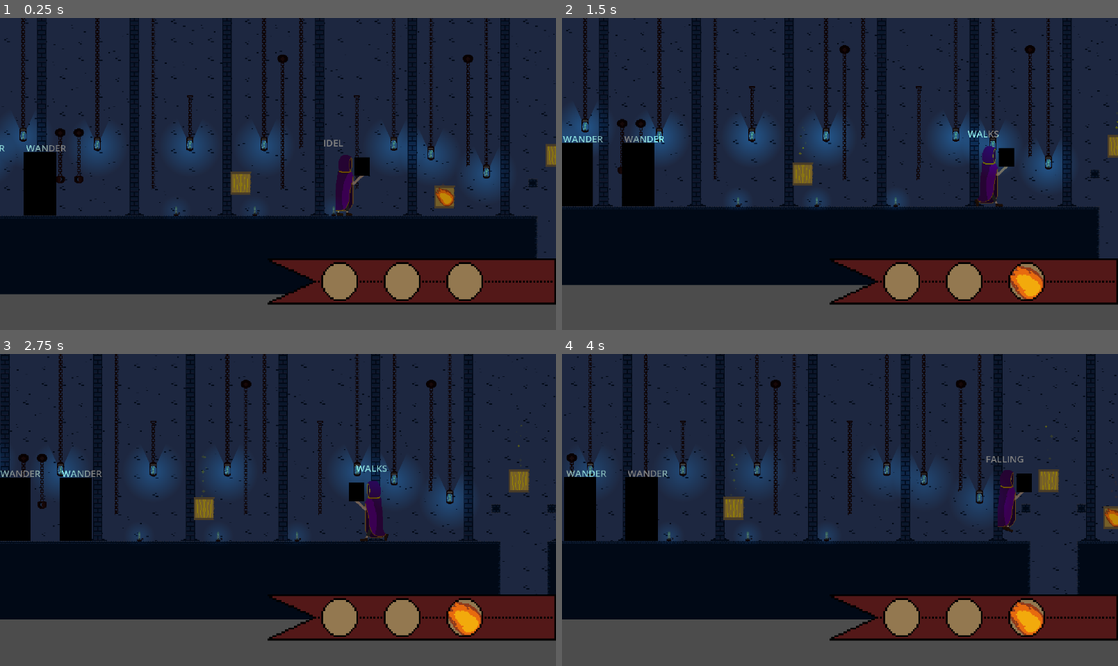
Above: before the commit, frames 1-4 (two rows, left to right).
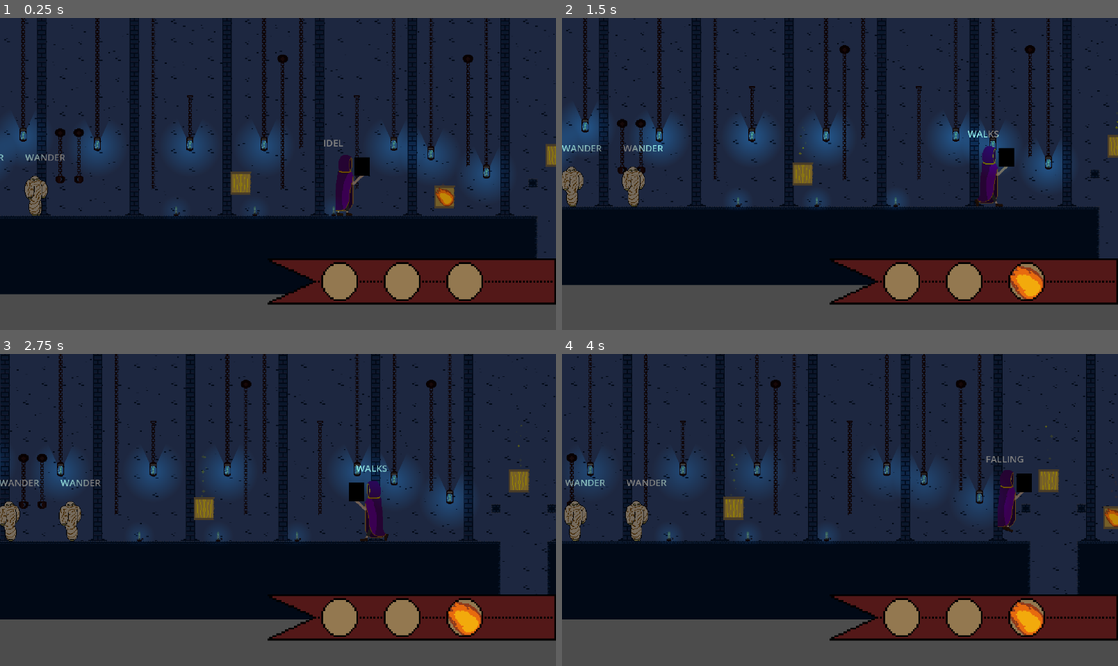
Above: after the commit, the same moments.

Repository: DevHatemAlDouh/hox-s-legacy
Game: Godot game, scene res://World/level1.tscn
Same seed, same stepped clock (60 frames per second), same inputs: the game is played once before the commit and once after it.
Inputs (mouse positions are in pixels of both pictures, inside the frame that each line leads up to):
- Up to frame 1 (0.25 s): no input
- Up to frame 2 (1.5 s): move the mouse to (962, 158) at 0.52 s; hold D (right) from 0.53 s (still down); tap Tab (Spells) at 0.6 s; tap Space (jump) at 0.77 s; move the mouse to (728, 189) at 1.27 s; tap Middle mouse button (target) at 1.35 s
- Up to frame 3 (2.75 s): tap Space (jump) at 1.52 s; move the mouse to (333, 441) at 2.02 s; release D (right) at 2.03 s; hold A (left) from 2.03 s (still down); tap Tab (Spells) at 2.1 s
- Up to frame 4 (4 s): move the mouse to (812, 572) at 2.77 s; release A (left) at 2.78 s; hold D (right) from 2.78 s (still down); tap Middle mouse button (target) at 2.85 s; tap Space (jump) at 3.02, 3.77 s; move the mouse to (1006, 556) at 3.52 s; tap Tab (Spells) at 3.6 s

The runs differ from the first frame. In frame 1, 1.2% of the frame differs, in the area x 0-12%, y 40-64%; in frame 2, 2.4%, in the area x 0-65%, y 37-61%; in frame 3, 2.3%; in frame 4, 2.4%.

Commit message:
Add animation
Add animation to the ginger with the enemy  id 001

Diff:
--- a/Enemies/001/001.gd
+++ b/Enemies/001/001.gd
@@ -7,6 +7,7 @@
 @export var ACCELERATION: int = 200
 @export var Target: Node2D
 
+@onready var animations: AnimationTree = $AnimationTree
 @onready var sprite: AnimatedSprite2D = $AnimatedSprite2D
 @onready var PlayerDetector: RayCast2D = $AnimatedSprite2D/PlayerDetector
 @onready var DamegIndecater: CollisionShape2D = $AnimatedSprite2D/HitBox/CollisionShape2D
@@ -31,11 +32,21 @@
 	left_bounds = self.position + Vector2(-200,0)
 	rigth_bounds = self.position + Vector2(200,0)
 
-func _physics_process(delta: float) -> void:
+func Update_Animation():
 	if currnt_state == States.WANDER:
 		$Label.text = 'WANDER'
+		animations["parameters/conditions/Wandering"] = true
+		animations["parameters/conditions/Palyer_in_rang"] = false
+		animations["parameters/conditions/Player_out_rang"] = true
+
 	else :
 		$Label.text = 'CHASE'
+		animations["parameters/conditions/Wandering"] = false
+		animations["parameters/conditions/Palyer_in_rang"] = true
+		animations["parameters/conditions/Player_out_rang"] = false
+
+func _physics_process(delta: float) -> void:
+	Update_Animation()
 	handle_gravity(delta)
 	handle_movment(delta)
 	change_direction()
@@ -80,14 +91,14 @@
 			else:
 				sprite.flip_h = false
 				PlayerDetector.target_position = Vector2(100,0)
-				DamegIndecater.position = Vector2(24,-51)
+				DamegIndecater.position = Vector2(20,-68)
 		else:
 			if self.position.x <= rigth_bounds.x:
 				direction = Vector2(1,0)
 			else:
 				sprite.flip_h = true
 				PlayerDetector.target_position = Vector2(-100,0)
-				DamegIndecater.position = Vector2(-24,-51)
+				DamegIndecater.position = Vector2(-28,-68)
 	elif currnt_state == States.CHASE:
 		direction = (Player.position - self.position).normalized()
 		direction = sign(direction)
@@ -95,11 +106,11 @@
 			if direction.x == 1:
 				sprite.flip_h = false
 				PlayerDetector.target_position = Vector2(100,0)
-				DamegIndecater.position = Vector2(24,-51)
+				DamegIndecater.position = Vector2(20,-68)
 			else:
 				sprite.flip_h = true
 				PlayerDetector.target_position = Vector2(-100,0)
-				DamegIndecater.position = Vector2(-24,-51)
+				DamegIndecater.position = Vector2(-28,-68)
 		else :
 			currnt_state = States.FROZEN
 	elif currnt_state == States.FROZEN:
--- a/Enemies/001/001.tscn
+++ b/Enemies/001/001.tscn
@@ -1,35 +1,297 @@
-[gd_scene load_steps=12 format=3 uid="uid://boan55xogjeoj"]
+[gd_scene load_steps=40 format=3 uid="uid://boan55xogjeoj"]
 
 [ext_resource type="Script" uid="uid://bid8c0nhoouan" path="res://Enemies/001/001.gd" id="1_15y8m"]
 [ext_resource type="Script" uid="uid://tscn7y28rhmh" path="res://Components/health.gd" id="2_ttk1f"]
-[ext_resource type="Texture2D" uid="uid://5cv6mih5svuo" path="res://Enemies/001/Assists/001Idel.png" id="3_weupa"]
+[ext_resource type="Texture2D" uid="uid://bjw5f7if1xoi3" path="res://Enemies/001/Assists/Ginger_atففtacking.png" id="3_6sfoo"]
+[ext_resource type="Texture2D" uid="uid://dors8857hat3n" path="res://Enemies/001/Assists/Ginger.png" id="3_weupa"]
+[ext_resource type="Texture2D" uid="uid://hvpdymkv6kth" path="res://Enemies/001/Assists/Ginger_attack.png" id="4_g54m0"]
 [ext_resource type="Script" uid="uid://o0og1idrbini" path="res://Components/hitbox.gd" id="4_q7co2"]
 [ext_resource type="Script" uid="uid://dt2xrxrn812gc" path="res://Components/hurtbox.gd" id="5_8e7xt"]
 [ext_resource type="PackedScene" uid="uid://b4pfyhjrryyy1" path="res://Components/target.tscn" id="5_ggo1v"]
 
-[sub_resource type="AtlasTexture" id="AtlasTexture_6sfoo"]
+[sub_resource type="AnimationNodeAnimation" id="AnimationNodeAnimation_g54m0"]
+animation = &"CHASE"
+use_custom_timeline = true
+timeline_length = 1.0
+stretch_time_scale = true
+start_offset = 0.0
+loop_mode = 1
+
+[sub_resource type="AnimationNodeAnimation" id="AnimationNodeAnimation_nvjwg"]
+animation = &"Cange_State"
+
+[sub_resource type="AnimationNodeAnimation" id="AnimationNodeAnimation_uasok"]
+animation = &"Cange_State"
+play_mode = 1
+
+[sub_resource type="AnimationNodeAnimation" id="AnimationNodeAnimation_b25p1"]
+animation = &"WANDER"
+use_custom_timeline = true
+timeline_length = 1.0
+stretch_time_scale = true
+start_offset = 0.0
+loop_mode = 1
+
+[sub_resource type="AnimationNodeStateMachineTransition" id="AnimationNodeStateMachineTransition_qqi8t"]
+advance_mode = 2
+advance_condition = &"Wandering"
+
+[sub_resource type="AnimationNodeStateMachineTransition" id="AnimationNodeStateMachineTransition_y2ski"]
+advance_mode = 2
+advance_condition = &"Palyer_in_rang"
+
+[sub_resource type="AnimationNodeStateMachineTransition" id="AnimationNodeStateMachineTransition_wnqk1"]
+switch_mode = 2
+advance_mode = 2
+
+[sub_resource type="AnimationNodeStateMachineTransition" id="AnimationNodeStateMachineTransition_yedif"]
+advance_mode = 2
+advance_condition = &"Player_out_rang"
+
+[sub_resource type="AnimationNodeStateMachineTransition" id="AnimationNodeStateMachineTransition_n526q"]
+switch_mode = 2
+advance_mode = 2
+
+[sub_resource type="AnimationNodeStateMachine" id="AnimationNodeStateMachine_pkf55"]
+states/CHASE/node = SubResource("AnimationNodeAnimation_g54m0")
+states/CHASE/position = Vector2(742.5, 98.7656)
+states/Start/position = Vector2(199.5, 99.3828)
+states/To_Chast/node = SubResource("AnimationNodeAnimation_nvjwg")
+states/To_Chast/position = Vector2(538, 42.9375)
+states/To_wander/node = SubResource("AnimationNodeAnimation_uasok")
+states/To_wander/position = Vector2(537.5, 162)
+states/WANDER/node = SubResource("AnimationNodeAnimation_b25p1")
+states/WANDER/position = Vector2(345, 97.5313)
+transitions = ["Start", "WANDER", SubResource("AnimationNodeStateMachineTransition_qqi8t"), "WANDER", "To_Chast", SubResource("AnimationNodeStateMachineTransition_y2ski"), "To_Chast", "CHASE", SubResource("AnimationNodeStateMachineTransition_wnqk1"), "CHASE", "To_wander", SubResource("AnimationNodeStateMachineTransition_yedif"), "To_wander", "WANDER", SubResource("AnimationNodeStateMachineTransition_n526q")]
+graph_offset = Vector2(147, -27)
+
+[sub_resource type="Animation" id="Animation_g54m0"]
+length = 0.001
+tracks/0/type = "value"
+tracks/0/imported = false
+tracks/0/enabled = true
+tracks/0/path = NodePath(".:frame")
+tracks/0/interp = 1
+tracks/0/loop_wrap = true
+tracks/0/keys = {
+"times": PackedFloat32Array(0),
+"transitions": PackedFloat32Array(1),
+"update": 1,
+"values": [0]
+}
+tracks/1/type = "value"
+tracks/1/imported = false
+tracks/1/enabled = true
+tracks/1/path = NodePath(".:animation")
+tracks/1/interp = 1
+tracks/1/loop_wrap = true
+tracks/1/keys = {
+"times": PackedFloat32Array(0),
+"transitions": PackedFloat32Array(1),
+"update": 1,
+"values": [&"CHASE"]
+}
+
+[sub_resource type="Animation" id="Animation_6sfoo"]
+resource_name = "WANDER"
+tracks/0/type = "value"
+tracks/0/imported = false
+tracks/0/enabled = true
+tracks/0/path = NodePath(".:frame")
+tracks/0/interp = 1
+tracks/0/loop_wrap = true
+tracks/0/keys = {
+"times": PackedFloat32Array(0, 0.25, 0.5, 0.75),
+"transitions": PackedFloat32Array(1, 1, 1, 1),
+"update": 1,
+"values": [0, 1, 2, 3]
+}
+tracks/1/type = "value"
+tracks/1/imported = false
+tracks/1/enabled = true
+tracks/1/path = NodePath(".:animation")
+tracks/1/interp = 1
+tracks/1/loop_wrap = true
+tracks/1/keys = {
+"times": PackedFloat32Array(0),
+"transitions": PackedFloat32Array(1),
+"update": 1,
+"values": [&"WANDER"]
+}
+
+[sub_resource type="Animation" id="Animation_nvjwg"]
+resource_name = "CHASE"
+tracks/0/type = "value"
+tracks/0/imported = false
+tracks/0/enabled = true
+tracks/0/path = NodePath(".:frame")
+tracks/0/interp = 1
+tracks/0/loop_wrap = true
+tracks/0/keys = {
+"times": PackedFloat32Array(0, 0.25, 0.5, 0.75),
+"transitions": PackedFloat32Array(1, 1, 1, 1),
+"update": 1,
+"values": [0, 1, 2, 3]
+}
+tracks/1/type = "value"
+tracks/1/imported = false
+tracks/1/enabled = true
+tracks/1/path = NodePath(".:animation")
+tracks/1/interp = 1
+tracks/1/loop_wrap = true
+tracks/1/keys = {
+"times": PackedFloat32Array(0),
+"transitions": PackedFloat32Array(1),
+"update": 1,
+"values": [&"CHASE"]
+}
+
+[sub_resource type="Animation" id="Animation_uasok"]
+resource_name = "Cange_State"
+length = 0.3
+tracks/0/type = "value"
+tracks/0/imported = false
+tracks/0/enabled = true
+tracks/0/path = NodePath(".:frame")
+tracks/0/interp = 1
+tracks/0/loop_wrap = true
+tracks/0/keys = {
+"times": PackedFloat32Array(0, 0.1, 0.15, 0.2),
+"transitions": PackedFloat32Array(1, 1, 1, 1),
+"update": 1,
+"values": [0, 1, 2, 3]
+}
+tracks/1/type = "value"
+tracks/1/imported = false
+tracks/1/enabled = true
+tracks/1/path = NodePath(".:animation")
+tracks/1/interp = 1
+tracks/1/loop_wrap = true
+tracks/1/keys = {
+"times": PackedFloat32Array(0),
+"transitions": PackedFloat32Array(1),
+"update": 1,
+"values": [&"Cange state"]
+}
+
+[sub_resource type="AnimationLibrary" id="AnimationLibrary_nvjwg"]
+_data = {
+&"CHASE": SubResource("Animation_nvjwg"),
+&"Cange_State": SubResource("Animation_uasok"),
+&"RESET": SubResource("Animation_g54m0"),
+&"WANDER": SubResource("Animation_6sfoo")
+}
+
+[sub_resource type="AtlasTexture" id="AtlasTexture_g54m0"]
+atlas = ExtResource("3_6sfoo")
+region = Rect2(0, 0, 128, 128)
+
+[sub_resource type="AtlasTexture" id="AtlasTexture_nvjwg"]
+atlas = ExtResource("3_6sfoo")
+region = Rect2(128, 0, 128, 128)
+
+[sub_resource type="AtlasTexture" id="AtlasTexture_wnqk1"]
+atlas = ExtResource("3_6sfoo")
+region = Rect2(256, 0, 128, 128)
+
+[sub_resource type="AtlasTexture" id="AtlasTexture_yedif"]
+atlas = ExtResource("3_6sfoo")
+region = Rect2(384, 0, 128, 128)
+
+[sub_resource type="AtlasTexture" id="AtlasTexture_n526q"]
+atlas = ExtResource("4_g54m0")
+region = Rect2(0, 0, 128, 128)
+
+[sub_resource type="AtlasTexture" id="AtlasTexture_pkf55"]
+atlas = ExtResource("4_g54m0")
+region = Rect2(128, 0, 128, 128)
+
+[sub_resource type="AtlasTexture" id="AtlasTexture_cpfjj"]
+atlas = ExtResource("4_g54m0")
+region = Rect2(256, 0, 128, 128)
+
+[sub_resource type="AtlasTexture" id="AtlasTexture_1q25j"]
+atlas = ExtResource("4_g54m0")
+region = Rect2(384, 0, 128, 128)
+
+[sub_resource type="AtlasTexture" id="AtlasTexture_uasok"]
 atlas = ExtResource("3_weupa")
 region = Rect2(0, 0, 128, 128)
+
+[sub_resource type="AtlasTexture" id="AtlasTexture_b25p1"]
+atlas = ExtResource("3_weupa")
+region = Rect2(128, 0, 128, 128)
+
+[sub_resource type="AtlasTexture" id="AtlasTexture_qqi8t"]
+atlas = ExtResource("3_weupa")
+region = Rect2(256, 0, 128, 128)
+
+[sub_resource type="AtlasTexture" id="AtlasTexture_y2ski"]
+atlas = ExtResource("3_weupa")
+region = Rect2(384, 0, 128, 128)
 
 [sub_resource type="SpriteFrames" id="SpriteFrames_eqh5r"]
 animations = [{
 "frames": [{
 "duration": 1.0,
-"texture": SubResource("AtlasTexture_6sfoo")
+"texture": SubResource("AtlasTexture_g54m0")
+}, {
+"duration": 1.0,
+"texture": SubResource("AtlasTexture_nvjwg")
+}, {
+"duration": 1.0,
+"texture": SubResource("AtlasTexture_wnqk1")
+}, {
+"duration": 1.0,
+"texture": SubResource("AtlasTexture_yedif")
+}],
+"loop": false,
+"name": &"CHASE",
+"speed": 5.0
+}, {
+"frames": [{
+"duration": 1.0,
+"texture": SubResource("AtlasTexture_n526q")
+}, {
+"duration": 1.0,
+"texture": SubResource("AtlasTexture_pkf55")
+}, {
+"duration": 1.0,
+"texture": SubResource("AtlasTexture_cpfjj")
+}, {
+"duration": 1.0,
+"texture": SubResource("AtlasTexture_1q25j")
 }],
 "loop": true,
-"name": &"Idel",
+"name": &"Cange state",
+"speed": 5.0
+}, {
+"frames": [{
+"duration": 1.0,
+"texture": SubResource("AtlasTexture_uasok")
+}, {
+"duration": 1.0,
+"texture": SubResource("AtlasTexture_b25p1")
+}, {
+"duration": 1.0,
+"texture": SubResource("AtlasTexture_qqi8t")
+}, {
+"duration": 1.0,
+"texture": SubResource("AtlasTexture_y2ski")
+}],
+"loop": false,
+"name": &"WANDER",
 "speed": 5.0
 }]
 
 [sub_resource type="RectangleShape2D" id="RectangleShape2D_rdj47"]
-size = Vector2(9, 101)
+size = Vector2(8, 8)
 
 [sub_resource type="RectangleShape2D" id="RectangleShape2D_0wihi"]
-size = Vector2(48, 102)
+size = Vector2(40, 72)
 
 [sub_resource type="RectangleShape2D" id="RectangleShape2D_mwhp1"]
-size = Vector2(48, 102)
+size = Vector2(40, 72)
 
 [node name="001" type="CharacterBody2D" node_paths=PackedStringArray("Target") groups=["Enemys"]]
 collision_layer = 4
@@ -41,10 +303,24 @@
 script = ExtResource("2_ttk1f")
 max_health = 1500
 
+[node name="AnimationTree" type="AnimationTree" parent="."]
+root_node = NodePath("../AnimatedSprite2D")
+tree_root = SubResource("AnimationNodeStateMachine_pkf55")
+anim_player = NodePath("../AnimationPlayer")
+parameters/conditions/Palyer_in_rang = false
+parameters/conditions/Player_out_rang = false
+parameters/conditions/Wandering = false
+
+[node name="AnimationPlayer" type="AnimationPlayer" parent="."]
+root_node = NodePath("../AnimatedSprite2D")
+libraries = {
+&"": SubResource("AnimationLibrary_nvjwg")
+}
+
 [node name="AnimatedSprite2D" type="AnimatedSprite2D" parent="."]
 position = Vector2(0, -64)
 sprite_frames = SubResource("SpriteFrames_eqh5r")
-animation = &"Idel"
+animation = &"CHASE"
 
 [node name="HitBox" type="Area2D" parent="AnimatedSprite2D"]
 position = Vector2(0, 64)
@@ -53,7 +329,7 @@
 damage = 300
 
 [node name="CollisionShape2D" type="CollisionShape2D" parent="AnimatedSprite2D/HitBox"]
-position = Vector2(24, -51)
+position = Vector2(20, -68)
 shape = SubResource("RectangleShape2D_rdj47")
 debug_color = Color(1, 1, 1, 0.42)
 
@@ -64,7 +340,7 @@
 health = NodePath("../../Health")
 
 [node name="CollisionShape2D" type="CollisionShape2D" parent="AnimatedSprite2D/HurtBox"]
-position = Vector2(0, 13)
+position = Vector2(-4, 12)
 shape = SubResource("RectangleShape2D_0wihi")
 debug_color = Color(1, 0, 0, 0.419608)
 
@@ -75,11 +351,11 @@
 [node name="Ground_detector" type="Node2D" parent="AnimatedSprite2D"]
 
 [node name="RayCast2D2" type="RayCast2D" parent="AnimatedSprite2D/Ground_detector"]
-position = Vector2(0, 64)
+position = Vector2(-8, 48)
 target_position = Vector2(0, 10)
 
 [node name="CollisionShape2D" type="CollisionShape2D" parent="."]
-position = Vector2(0, -51)
+position = Vector2(-4, -52)
 shape = SubResource("RectangleShape2D_mwhp1")
 
 [node name="Timer" type="Timer" parent="."]
--- a/Engien/UI/Spell_control.gd
+++ b/Engien/UI/Spell_control.gd
@@ -35,7 +35,7 @@
 		var start_rads = (TAU * i-1)/ len(Options)
 		var end_rads = (TAU * i)/ len(Options)
 		var min_rads = (start_rads + end_rads)/.4 * -1
-		var radius_min = (inner_radius + outer_radius) - 75
+		var radius_min = (inner_radius + outer_radius) - 60
 
 		var draw_pos = radius_min * Vector2.from_angle(min_rads) + offset
 		var texture_to_apply: Texture2D = Options[i].get_Icon()
--- a/Engien/UI/spell_minu.tscn
+++ b/Engien/UI/spell_minu.tscn
@@ -37,6 +37,6 @@
 script = ExtResource("1_wtfq7")
 BG_Color = Color(0.352941, 0.352941, 0.352941, 0.615686)
 iner_Color = Color(0.922, 0.922, 0.922, 1)
-outer_radius = 128
-inner_radius = 32
+outer_radius = 96
+inner_radius = 28
 Options = Array[ExtResource("2_kvj5y")]([SubResource("Resource_3e8jv"), SubResource("Resource_4hrda"), SubResource("Resource_56nq7")])
--- a/Player/player.tscn
+++ b/Player/player.tscn
@@ -484,7 +484,7 @@
 states/Falling/node = SubResource("AnimationNodeAnimation_apopc")
 states/Falling/position = Vector2(818.5, 344.816)
 states/Idel/node = SubResource("AnimationNodeAnimation_ry6e1")
-states/Idel/position = Vector2(365.824, 99.4864)
+states/Idel/position = Vector2(365.857, 99.6671)
 states/Jump/node = SubResource("AnimationNodeAnimation_x3vf3")
 states/Jump/position = Vector2(539.188, 259.344)
 states/Ready/node = SubResource("AnimationNodeAnimation_pxuk5")
@@ -493,7 +493,7 @@
 states/Walk/node = SubResource("AnimationNodeAnimation_6h3cg")
 states/Walk/position = Vector2(365.891, 258.816)
 transitions = ["Idel", "Walk", SubResource("AnimationNodeStateMachineTransition_gtev2"), "Walk", "Idel", SubResource("A …(953 unchanged characters)…
-graph_offset = Vector2(76, 67)
+graph_offset = Vector2(122, 16)
 
 [sub_resource type="RectangleShape2D" id="RectangleShape2D_qcg84"]
 size = Vector2(32, 90)
--- a/World/chain.gd
+++ b/World/chain.gd
@@ -1,6 +1,8 @@
 extends Node2D
 
 var Move:bool = false
+
+var RNG = RandomNumberGenerator.new()
 
 func _process(_delta: float) -> void:
 	if $AnimationPlayer.is_playing():
@@ -10,5 +12,7 @@
 
 func _on_area_2d_body_entered(body: Node2D) -> void:
 	if body.is_in_group("player") && !Move:
-		$AnimationPlayer.play("RESET")
-		$SVX.play()
+		RNG.randomize()
+		if RNG.randi_range(0,1) == 1:
+			$AnimationPlayer.play("RESET")
+			$SVX.play()
Binary file added: Enemies/001/Assists/Ginger.png
Not shown, added: Enemies/001/Assists/Ginger.png.import
Binary file added: Enemies/001/Assists/Ginger_attack.png
Not shown, added: Enemies/001/Assists/Ginger_attack.png.import
Binary file added: Enemies/001/Assists/Ginger_atففtacking.png
Not shown, added: Enemies/001/Assists/Ginger_atففtacking.png.import
Binary file added: Enemies/001/Draw/Ginger.ase
Binary file added: Enemies/001/Draw/Ginger.png
Not shown, added: Enemies/001/Draw/Ginger.png.import
Binary file added: Enemies/001/Draw/Ginger_atففtack.ase
Binary file added: Enemies/001/Draw/Ginger_atففtack.png
Not shown, added: Enemies/001/Draw/Ginger_atففtack.png.import
(and 9 more such lines)
